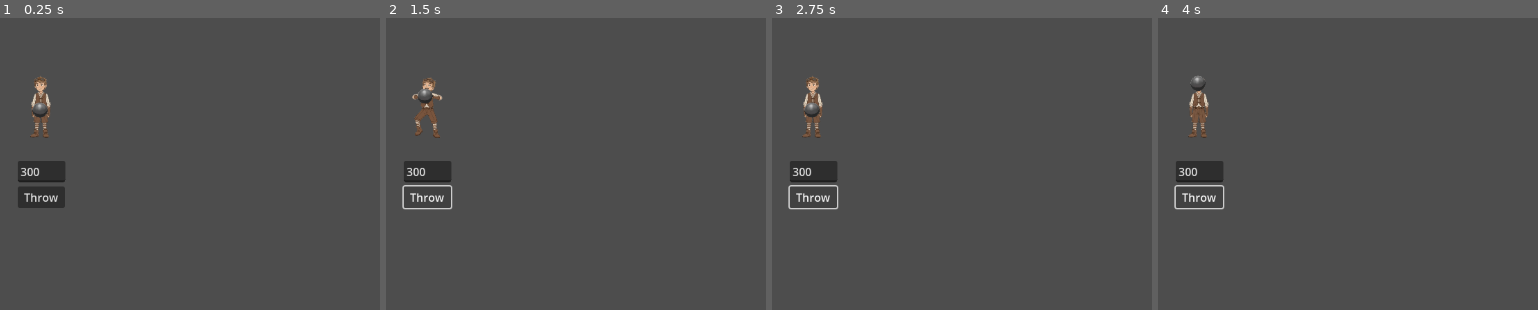
Above: before the commit, frames 1-4 (left to right).
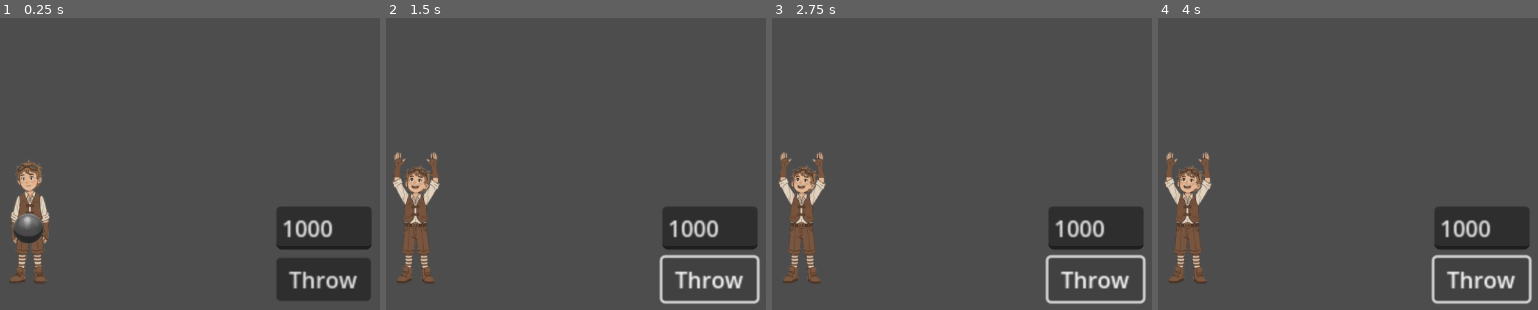
Above: after the commit, the same moments.

Repository: vasyukovin/physics
Game: Godot game, scene res://playground.tscn
The game is run twice, just before and just after one commit, with the same random seed, the same clock (stepped at 60 frames per second) and the same inputs.
Inputs:
- Up to frame 1 (0.25 s): no input
- Up to frame 2 (1.5 s): click "Throw" at 0.5 s; click "Throw" at 1.25 s
- Up to frame 3 (2.75 s): click "Throw" at 2 s
- Up to frame 4 (4 s): tap Enter at 3.5 s

The runs differ from the first frame. In frame 1, 11% of the frame differs, in the area x 2-98%, y 19-97%; in frame 2, 8.8%; in frame 3, 8.8%; in frame 4, 8.8%.

Commit message:
animation setup

Diff:
--- a/playground.gd
+++ b/playground.gd
@@ -3,29 +3,64 @@
 @onready var ball: RigidBody2D = $Ball
 @onready var force_input: LineEdit = $UI/ForceInput
 @onready var throw_button: Button = $UI/ThrowButton
-@onready var player_animation: AnimationPlayer = $Player/AnimationPlayer
+@onready var player_sprite: Sprite2D = $Player/Sprite2D
+
+@export var hand_y_offset: float = 380.0
 
 var default_ball_position: Vector2
+var hand_position_y: float
 var ball_is_thrown: bool = false
+var max_ball_height: float = 0.0
+var starting_ball_y: float
 
 func _ready():
 	default_ball_position = ball.global_position
+	starting_ball_y = default_ball_position.y
+	hand_position_y = default_ball_position.y + hand_y_offset
 
 	ball.freeze = true
 
 	throw_button.pressed.connect(_on_throw_button_pressed)
 
-	force_input.text = "300"
+	force_input.text = "1000"
 	force_input.placeholder_text = "Enter force (e.g., 500)"
 
 func _physics_process(_delta):
 	if ball_is_thrown and not ball.freeze:
-		if ball.global_position.y >= default_ball_position.y:
+		var current_y = ball.global_position.y
+
+		# Track maximum height (lowest Y value = highest up)
+		if current_y < max_ball_height:
+			max_ball_height = current_y
+
+		# Calculate which frame to show (0, 1, or 2)
+		# Frame 0 = ball at start (hands down)
+		# Frame 1 = ball at middle
+		# Frame 2 = ball at peak (hands up)
+		var total_range = abs(max_ball_height - starting_ball_y)
+
+		if total_range > 0:
+			# How far is ball from starting position?
+			var distance_from_start = abs(current_y - hand_position_y)
+			var progress = distance_from_start / total_range
+
+			# Map to frame (0, 1, or 2)
+			# Going up: progress 0->1, frame 0->2
+			# Coming down: progress 1->0, frame 2->0
+			var frame = int(progress * 2.0)  # 0, 1, or 2
+			frame = clamp(frame, 0, 2)
+
+			# Directly set sprite frame
+			player_sprite.frame = frame
+
+		if current_y >= default_ball_position.y:
 			ball.global_position = default_ball_position
-			#player_animation.play("RESET")
+			player_sprite.frame = 0  # Reset to frame 0
+			max_ball_height = 0.0
 
 func _on_throw_button_pressed():
-	player_animation.play("hands_up")
+	max_ball_height = default_ball_position.y
+	player_sprite.frame = 0  # Start at frame 0
 
 	var force_value: float = 0.0
 	if force_input and force_input.text != "":
@@ -34,18 +69,12 @@
 		force_value = 500.0
 
 	ball.freeze = true
-
 	ball.linear_velocity = Vector2.ZERO
 	ball.angular_velocity = 0.0
 
 	await get_tree().process_frame
 
 	ball.freeze = false
-
 	ball.apply_impulse(Vector2(0, -force_value))
 
-	await get_tree().create_timer(1.0).timeout
-
-	player_animation.play("RESET")
-
 	ball_is_thrown = true
--- a/playground.tscn
+++ b/playground.tscn
@@ -16,10 +16,10 @@
 [node name="UI" type="Control" parent="."]
 layout_mode = 3
 anchors_preset = 0
-offset_left = 570.0
-offset_top = 476.0
-offset_right = 605.0
-offset_bottom = 526.0
+offset_left = 781.0
+offset_top = 387.0
+offset_right = 816.0
+offset_bottom = 437.0
 
 [node name="ForceInput" type="LineEdit" parent="UI"]
 layout_mode = 0
@@ -36,3 +36,7 @@
 offset_right = 47.0
 offset_bottom = 6.0
 text = "Throw"
+
+[node name="Camera2D" type="Camera2D" parent="."]
+position = Vector2(587, 247)
+zoom = Vector2(2, 2)
